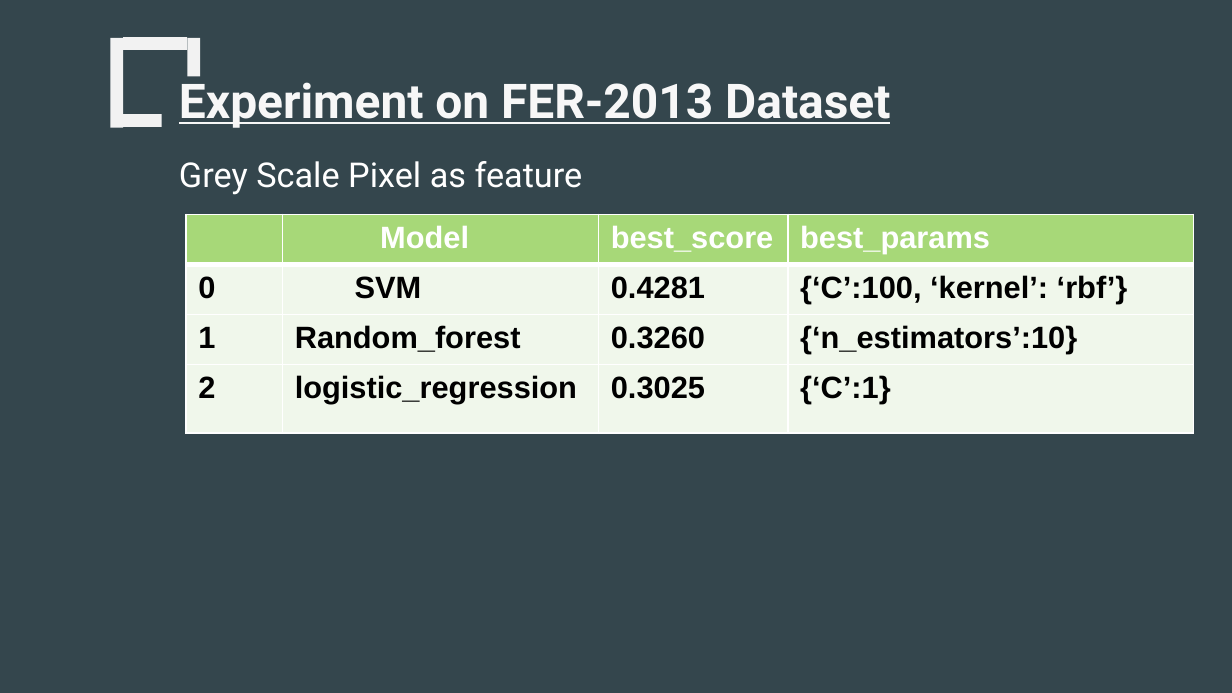
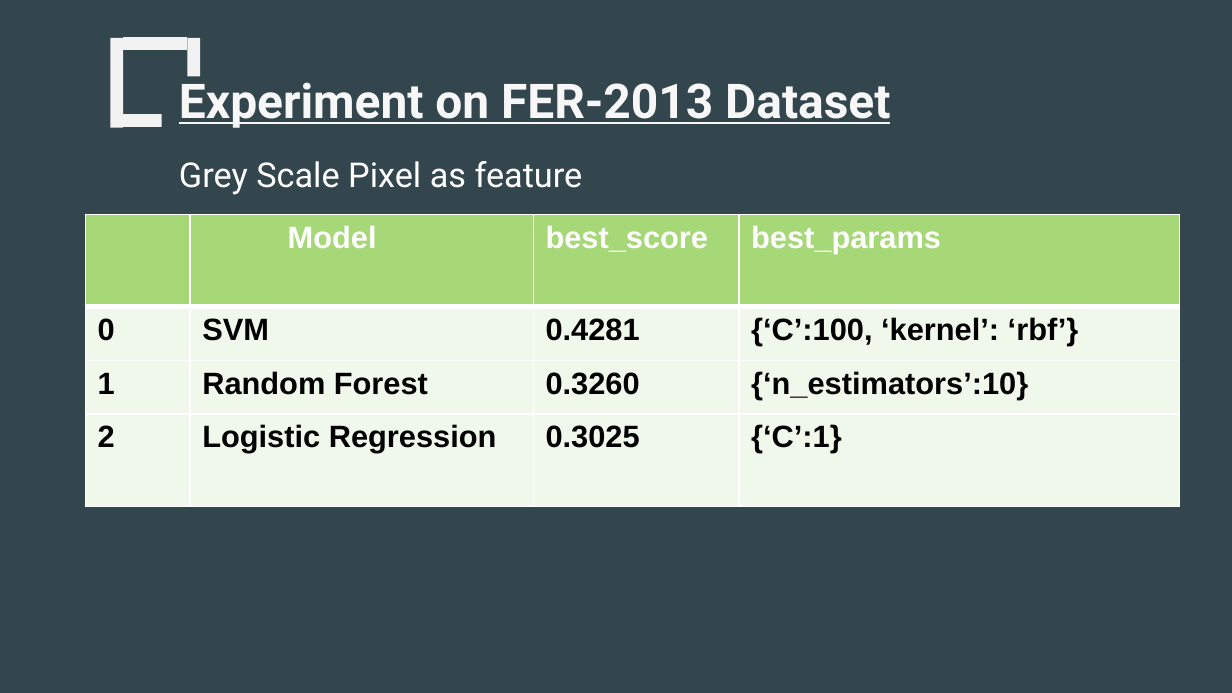
Before and after one commit to pawanagraharii/Facial-Emotion-Recognition-Using-Machine-Learning, a slide deck: slide 18 of PresentationSlides/230277162_PawanAgrahari_PresentationSlide_FacialEmotionDetectionUsingMachineLearning_2024.pptx (slide 21 before the commit). Drawn at 1232x693 pixels with LibreOffice and Linux fonts; fonts in the diff are those of the drawing. Boxes give left, top, right and bottom in pixels: in the first picture for what was removed or moved away, otherwise in the second. Text is boxed around its words. In the diff, an @@ line names an element or a change of style, - is before the commit and + after.

```diff
--- a/PresentationSlides/230277162_PawanAgrahari_PresentationSlide_FacialEmotionDetectionUsingMachineLearning_2024.pptx
+++ b/PresentationSlides/230277162_PawanAgrahari_PresentationSlide_FacialEmotionDetectionUsingMachineLearning_2024.pptx
@@ table at box(85, 214, 1180, 506) @@
-row 3, column 2: Random_forest
+row 3, column 2: Random Forest
-row 4, column 2: logistic_regression
+row 4, column 2: Logistic Regression
@@ table: place and size @@
-table at box(186, 214, 1194, 434)
+table at box(85, 214, 1180, 506)
```
Also in this commit, not shown: 13 other slides changed, 12 slides added, 15 slides removed, 1 other file.
